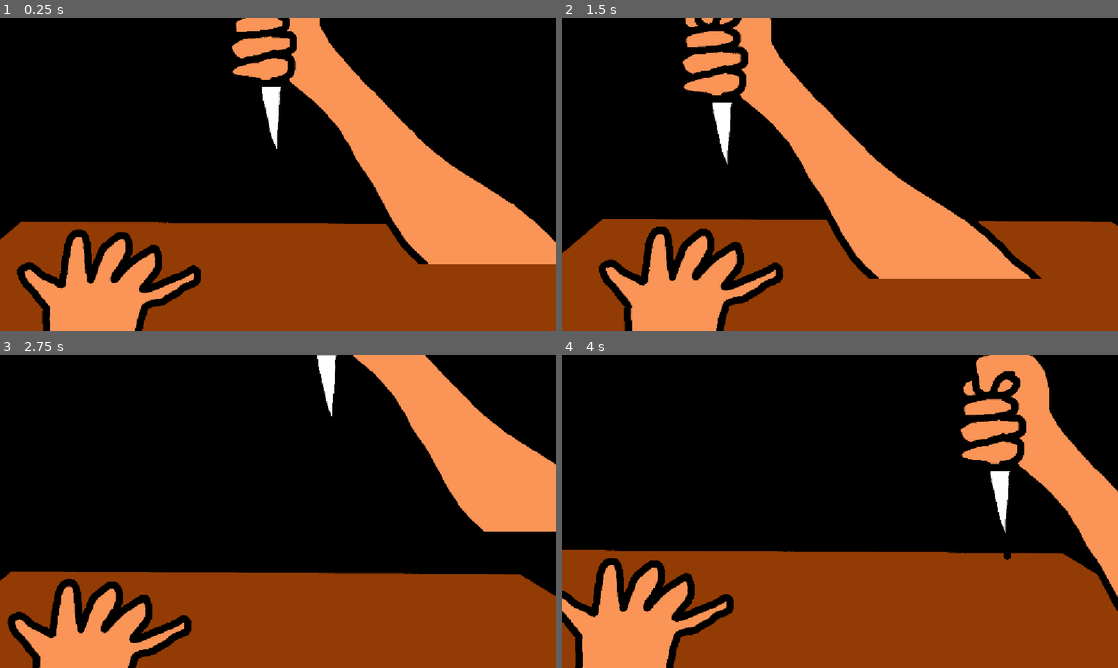
Above: before the commit, frames 1-4 (two rows, left to right).
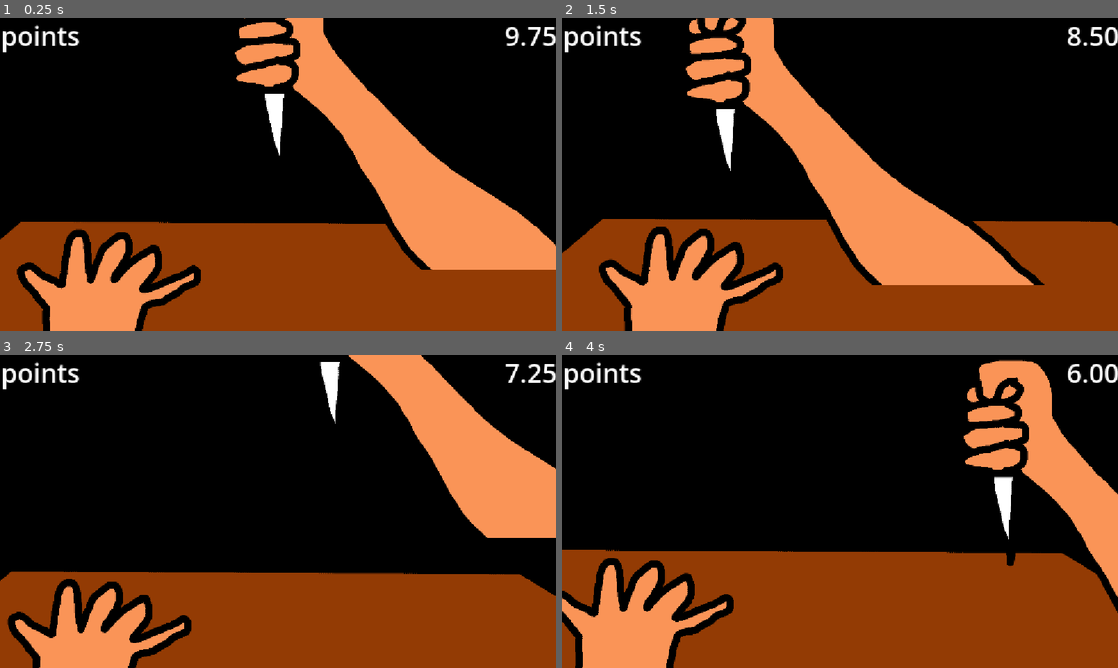
Above: after the commit, the same moments.

Repository: doruphin/laceration
Game: Godot game, scene res://scenes/Night.tscn
Same seed, same stepped clock (60 frames per second), same inputs: the game is played once before the commit and once after it. Before the commit the project starts from res://scenes/node_2d.tscn.
Inputs (mouse positions are in pixels of both pictures, inside the frame that each line leads up to):
- Up to frame 1 (0.25 s): no input
- Up to frame 2 (1.5 s): move the mouse to (728, 190) at 1.27 s
- Up to frame 3 (2.75 s): move the mouse to (333, 442) at 2.02 s
- Up to frame 4 (4 s): move the mouse to (812, 574) at 2.77 s; move the mouse to (1006, 558) at 3.52 s

The runs differ from the first frame. In frame 1, 3.7% of the frame differs, in the area x 0-100%, y 0-81%; in frame 2, 4.5%, in the area x 0-100%, y 0-86%; in frame 3, 1.7%; in frame 4, 3.6%.

Commit message:
waow a game almost

Diff:
--- /dev/null
+++ b/scenes/HUD.tscn
@@ -0,0 +1,46 @@
+[gd_scene format=3 uid="uid://dddqe0vffndsj"]
+
+[ext_resource type="Script" uid="uid://cr65fqtwy8fki" path="res://scripts/UIManager.gd" id="1_qpvh6"]
+
+[node name="Hud" type="CanvasLayer" unique_id=53323137]
+follow_viewport_enabled = true
+script = ExtResource("1_qpvh6")
+
+[node name="Score" type="Label" parent="." unique_id=357872977]
+anchors_preset = 1
+anchor_left = 1.0
+anchor_right = 1.0
+offset_left = -1150.0
+offset_right = 2.0
+offset_bottom = 651.0
+grow_horizontal = 0
+theme_override_font_sizes/font_size = 54
+text = "points"
+
+[node name="Timer" type="Label" parent="." unique_id=745154778]
+anchors_preset = 1
+anchor_left = 1.0
+anchor_right = 1.0
+offset_left = -1151.0
+offset_right = 1.0
+offset_bottom = 651.0
+grow_horizontal = 0
+theme_override_font_sizes/font_size = 54
+text = "timer"
+horizontal_alignment = 2
+
+[node name="CenterText" type="Label" parent="." unique_id=2031891028]
+anchors_preset = 8
+anchor_left = 0.5
+anchor_top = 0.5
+anchor_right = 0.5
+anchor_bottom = 0.5
+offset_left = -20.0
+offset_top = -11.5
+offset_right = 20.0
+offset_bottom = 11.5
+grow_horizontal = 2
+grow_vertical = 2
+theme_override_font_sizes/font_size = 36
+horizontal_alignment = 1
+vertical_alignment = 1
--- /dev/null
+++ b/scenes/Night.tscn
@@ -0,0 +1,79 @@
+[gd_scene format=3 uid="uid://bduy7eu48a0b8"]
+
+[ext_resource type="PackedScene" uid="uid://dddqe0vffndsj" path="res://scenes/HUD.tscn" id="1_4pfsk"]
+[ext_resource type="Script" uid="uid://xauee3xefanx" path="res://scripts/Camera.gd" id="1_ln2um"]
+[ext_resource type="Texture2D" uid="uid://nbcv7vmsb35" path="res://assets/hand.png" id="2_4pfsk"]
+[ext_resource type="Script" uid="uid://ylr1lynvksfl" path="res://scripts/Knife.gd" id="3_jw3gh"]
+[ext_resource type="Texture2D" uid="uid://8effbbolh4mw" path="res://assets/kuhnife.png" id="4_jws2p"]
+
+[node name="Node2D" type="Node2D" unique_id=567634352]
+
+[node name="Hud" parent="." unique_id=53323137 instance=ExtResource("1_4pfsk")]
+follow_viewport_enabled = false
+
+[node name="Camera2D" type="Camera2D" parent="." unique_id=1851549855]
+position = Vector2(17.62, 0)
+script = ExtResource("1_ln2um")
+
+[node name="Hand" type="Area2D" parent="." unique_id=907214144]
+
+[node name="Sprite2D" type="Sprite2D" parent="Hand" unique_id=925598719]
+texture = ExtResource("2_4pfsk")
+
+[node name="CollisionPolygon2D" type="CollisionPolygon2D" parent="Hand" unique_id=1767960272]
+polygon = PackedVector2Array(-240, 197, -277, 240, -173, 194, -160, 202, -157, 222, -171, 237, -279, 289, -284, 360, -491, 360, -484, 279, -530, 228, -542, 196, -520, 185, -458, 215, -428, 116, -402, 118, -394, 149, -390, 196, -351, 132, -331, 128, -314, 142, -327, 194, -270, 150, -253, 147, -238, 168)
+
+[node name="Knife" type="Area2D" parent="." unique_id=214795368]
+script = ExtResource("3_jw3gh")
+
+[node name="Sprite2D" type="Sprite2D" parent="Knife" unique_id=866891521]
+position = Vector2(6.720001, 13.575012)
+texture = ExtResource("4_jws2p")
+offset = Vector2(222.28, -175.575)
+
+[node name="CollisionPolygon2D" type="CollisionPolygon2D" parent="Knife" unique_id=1241836412]
+position = Vector2(6.720001, 13.575012)
+polygon = PackedVector2Array(-6, -14, -14.30249, -44.655502, -19, -62, 1, -61)
+
+[node name="Table" type="Area2D" parent="." unique_id=610701590]
+
+[node name="5" type="Area2D" parent="Table" unique_id=968679716]
+
+[node name="CollisionPolygon2D" type="CollisionPolygon2D" parent="Table/5" unique_id=787858544]
+position = Vector2(-157, -61)
+polygon = PackedVector2Array(-415, 341, -365, 401, -328, 341, -365, 299)
+
+[node name="4" type="Area2D" parent="Table" unique_id=1053108031]
+
+[node name="CollisionPolygon2D" type="CollisionPolygon2D" parent="Table/4" unique_id=1536874902]
+position = Vector2(-157, -61)
+polygon = PackedVector2Array(-325, 265, -300, 275, -292, 241, -307, 249)
+
+[node name="3" type="Area2D" parent="Table" unique_id=156173619]
+
+[node name="CollisionPolygon2D" type="CollisionPolygon2D" parent="Table/3" unique_id=482811067]
+position = Vector2(-157, -61)
+polygon = PackedVector2Array(-237, 215, -227, 236, -206, 212, -224, 209)
+
+[node name="2" type="Area2D" parent="Table" unique_id=193693810]
+
+[node name="CollisionPolygon2D" type="CollisionPolygon2D" parent="Table/2" unique_id=2120865078]
+position = Vector2(-157, -61)
+polygon = PackedVector2Array(-152, 222, -166, 243, -155, 244, -133, 225)
+
+[node name="1" type="Area2D" parent="Table" unique_id=1238612688]
+
+[node name="CollisionPolygon2D" type="CollisionPolygon2D" parent="Table/1" unique_id=1549230340]
+position = Vector2(-85, -28)
+polygon = PackedVector2Array(-154, 209, -176, 242, -141, 247, -109, 230)
+
+[node name="StartZone" type="Area2D" parent="Table" unique_id=677531180]
+
+[node name="CollisionPolygon2D" type="CollisionPolygon2D" parent="Table/StartZone" unique_id=175502917]
+polygon = PackedVector2Array(-155, 212, -166, 268, 28, 271, -1, 231)
+
+[node name="TableCollider" type="CollisionPolygon2D" parent="Table" unique_id=1035696793]
+polygon = PackedVector2Array(-633, 331, -522, 239, -529, 229, -542, 196, -520, 185, -481.88583, 202.99739, -463, 187, -447, 179, -428, 115, -402, 118, -393, 153, -382, 148, -363, 152, -351, 132, -331, 129, -314, 142, -318, 160, -288, 164, -271, 150, -253, 147, -238, 169, -240, 181, -194, 203, -173, 195, -160, 202, -159, 211, 272, 265, 704, 224, 739, 411, -692, 407)
+
+[connection signal="mouse_entered" from="Table" to="Knife" method="_on_table_mouse_entered"]
+[connection signal="mouse_exited" from="Table" to="Knife" method="_on_table_mouse_exited"]
--- a/scenes/node_2d.tscn
+++ /dev/null
@@ -1,38 +0,0 @@
-[gd_scene format=3 uid="uid://bduy7eu48a0b8"]
-
-[ext_resource type="Texture2D" uid="uid://nbcv7vmsb35" path="res://assets/hand.png" id="1_rnjyy"]
-[ext_resource type="Texture2D" uid="uid://8effbbolh4mw" path="res://assets/kuhnife.png" id="2_4vge2"]
-[ext_resource type="Script" uid="uid://ylr1lynvksfl" path="res://scripts/Knife.gd" id="2_rnjyy"]
-[ext_resource type="Script" uid="uid://xauee3xefanx" path="res://scripts/Camera.gd" id="4_4vge2"]
-
-[node name="Node2D" type="Node2D" unique_id=567634352]
-
-[node name="Camera2D" type="Camera2D" parent="." unique_id=1851549855]
-position = Vector2(17.62, 0)
-script = ExtResource("4_4vge2")
-
-[node name="Hand" type="Area2D" parent="." unique_id=907214144]
-
-[node name="Sprite2D" type="Sprite2D" parent="Hand" unique_id=925598719]
-texture = ExtResource("1_rnjyy")
-
-[node name="CollisionPolygon2D" type="CollisionPolygon2D" parent="Hand" unique_id=1767960272]
-polygon = PackedVector2Array(-240, 197, -277, 240, -173, 194, -160, 202, -157, 222, -171, 237, -279, 289, -284, 360, -491, 360, -484, 279, -530, 228, -542, 196, -520, 185, -458, 215, -428, 116, -402, 118, -394, 149, -390, 196, -351, 132, -318, 116, -301, 143, -327, 194, -270, 150, -253, 147, -238, 168)
-
-[node name="Knife" type="Area2D" parent="." unique_id=214795368]
-script = ExtResource("2_rnjyy")
-
-[node name="Sprite2D" type="Sprite2D" parent="Knife" unique_id=866891521]
-texture = ExtResource("2_4vge2")
-offset = Vector2(222.28, -175.575)
-
-[node name="CollisionPolygon2D" type="CollisionPolygon2D" parent="Knife" unique_id=1241836412]
-polygon = PackedVector2Array(-6, -14, -14.30249, -44.655502, -19, -62, 1, -61)
-
-[node name="Table" type="Area2D" parent="." unique_id=610701590]
-
-[node name="CollisionPolygon2D" type="CollisionPolygon2D" parent="Table" unique_id=1035696793]
-polygon = PackedVector2Array(-633, 331, -463, 187, -382, 148, -264, 169, -183, 208, 272, 265, 704, 224, 739, 411, -692, 407)
-
-[connection signal="mouse_entered" from="Table" to="Knife" method="_on_table_mouse_entered"]
-[connection signal="mouse_exited" from="Table" to="Knife" method="_on_table_mouse_exited"]
--- a/scripts/Camera.gd
+++ b/scripts/Camera.gd
@@ -9,7 +9,7 @@
 
 # Called every frame. 'delta' is the elapsed time since the previous frame.
 func _process(_delta: float) -> void:
-	if (GameManager._knife_stuck):
+	if (GameManager.knife_stuck):
 		return
 
 	var window_size = get_window().size
--- a/scripts/GameManager.gd
+++ b/scripts/GameManager.gd
@@ -1,3 +1,47 @@
 extends Node
 
-var _knife_stuck = false
+signal stabbed_location(location: String)
+signal points_changed(points: int)
+signal lost_game
+
+# global vars
+var playing = true
+var knife_stuck = false
+
+# gameplay logic
+const MAX_FINGERS = 5
+var next_finger = 1
+var start_stabbed = false
+var points = 0
+
+# scoring logic
+var round_timer = Timer.new()
+
+func _ready():
+	add_child(round_timer)
+	round_timer.start(10)
+	stabbed_location.connect(_on_stabbed_location)
+	points_changed.connect(_on_points_changed)
+
+func _on_stabbed_location(location: String):
+	match location:
+		"Knife":
+			pass
+		"Table":
+			pass
+		"Hand":
+			lost_game.emit()
+		"StartZone":
+			start_stabbed = true
+		_:
+			if (start_stabbed and str(next_finger) == location):
+				# happy path, we are in order
+				next_finger = next_finger + 1 if next_finger != MAX_FINGERS else 1
+				start_stabbed = false
+				points_changed.emit(points+10)
+			else:
+				# wrong order
+				lost_game.emit()
+
+func _on_points_changed(new_points: int):
+	points = new_points
--- a/scripts/Knife.gd
+++ b/scripts/Knife.gd
@@ -1,21 +1,32 @@
 extends Area2D
 
-var _prev_pos = Vector2()
+var prev_pos = Vector2()
 
 # Called when the node enters the scene tree for the first time.
 func _ready() -> void:
-	Input.mouse_mode = Input.MOUSE_MODE_CONFINED
+	Input.mouse_mode = Input.MOUSE_MODE_CONFINED #Input.MOUSE_MODE_CONFINED_HIDDEN
 
 # Called every frame. 'delta' is the elapsed time since the previous frame.
 func _process(_delta: float) -> void:
-	global_position = _prev_pos if GameManager._knife_stuck else get_global_mouse_position()
+	global_position = prev_pos if GameManager.knife_stuck else get_global_mouse_position()
 
 func _on_table_mouse_entered() -> void:
-	GameManager._knife_stuck = true
-	_prev_pos = get_global_mouse_position()
+	GameManager.knife_stuck = true
+	prev_pos = get_global_mouse_position()
+
+	# what did we just stab
+	var space_state = get_world_2d().direct_space_state
+	var query = PhysicsPointQueryParameters2D.new()
+	query.position = prev_pos
+	query.collide_with_areas = true
+	var res = space_state.intersect_point(query)
+
+	# branch off what we just stabbed
+	for result in res:
+		GameManager.stabbed_location.emit(result.collider.name)
 
 func _on_table_mouse_exited() -> void:
-	GameManager._knife_stuck = false
+	GameManager.knife_stuck = false
 
-	var viewport_pos: Vector2 = get_viewport().get_canvas_transform() * _prev_pos
+	var viewport_pos: Vector2 = get_viewport().get_canvas_transform() * prev_pos
 	get_viewport().warp_mouse(viewport_pos)
--- /dev/null
+++ b/scripts/UIManager.gd
@@ -0,0 +1,17 @@
+extends CanvasLayer
+
+
+# Called when the node enters the scene tree for the first time.
+func _ready() -> void:
+	GameManager.lost_game.connect(_on_lost_game)
+	GameManager.points_changed.connect(_on_points_changed)
+
+# Called every frame. 'delta' is the elapsed time since the previous frame.
+func _process(_delta: float) -> void:
+	$Timer.text = "%.2f" % GameManager.round_timer.time_left
+
+func _on_lost_game() -> void:
+	$CenterText.text = "GAME OVER"
+
+func _on_points_changed(points: int) -> void:
+	$Score.text = str(points)
Not shown, added: scripts/UIManager.gd.uid
